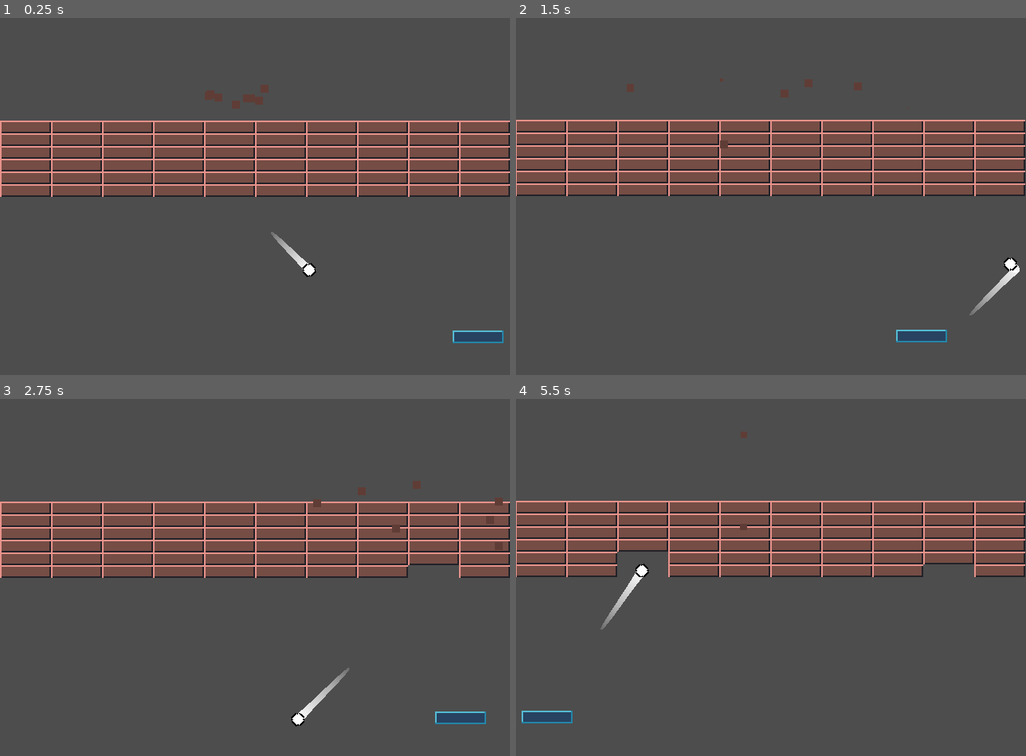
Above: before the commit, frames 1-4 (two rows, left to right).
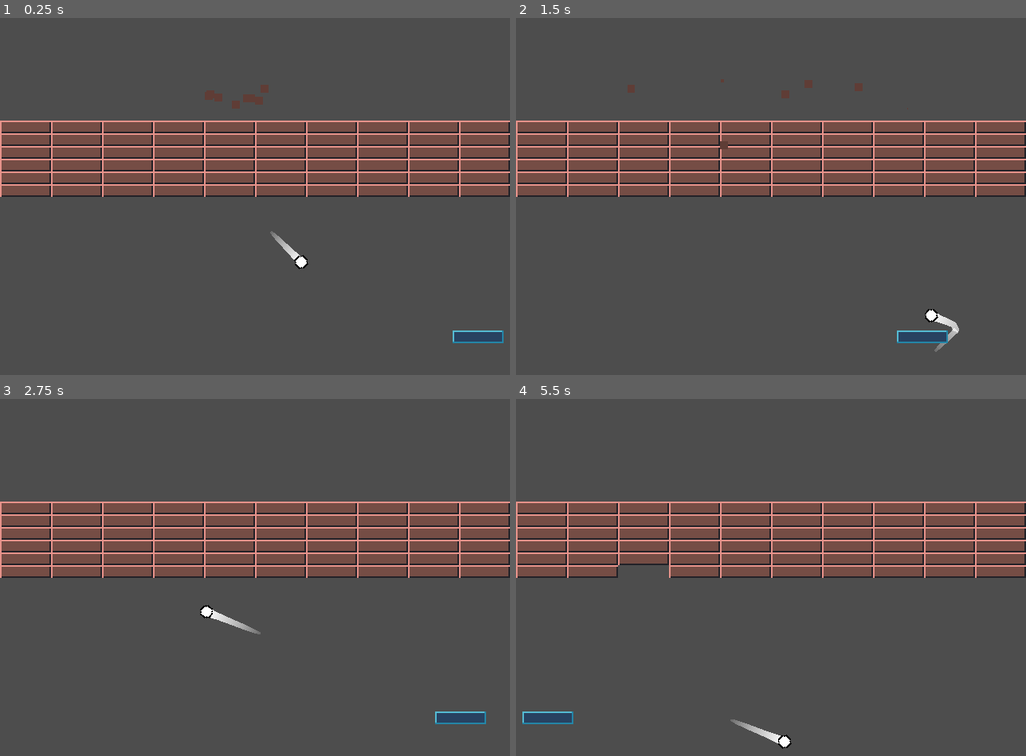
Above: after the commit, the same moments.

Repository: graywes/ball-game
Game: Godot game, scene res://ball.tscn
Same seed, same stepped clock (60 frames per second), same inputs: the game is played once before the commit and once after it.
Inputs (mouse positions are in pixels of both pictures, inside the frame that each line leads up to):
- Up to frame 1 (0.25 s): no input
- Up to frame 2 (1.5 s): move the mouse to (883, 164) at 0.52 s; hold D (right) 0.53-1.28 s; move the mouse to (669, 203) at 1.27 s; hold A (left) from 1.28 s (still down)
- Up to frame 3 (2.75 s): move the mouse to (306, 481) at 2.02 s; release A (left) at 2.03 s; hold D (right) from 2.03 s (still down)
- Up to frame 4 (5.5 s): move the mouse to (745, 641) at 2.77 s; move the mouse to (924, 623) at 3.52 s; release D (right) at 3.53 s; hold A (left) from 3.53 s (still down); move the mouse to (618, 509) at 4.27 s; move the mouse to (796, 566) at 5.02 s

The runs differ from the first frame. In frame 1, 0.1% of the frame differs, in the area x 52-63%, y 59-73%; in frame 2, 5.4%; in frame 3, 0.9%; in frame 4, 5.9%, in the area x 0-100%, y 28-98%.

Commit message:
update 3

Diff:
--- a/ball.gd
+++ b/ball.gd
@@ -1,12 +1,12 @@
 extends CharacterBody2D
 
 
-var SPEED = 200
+var SPEED = 80
 const JUMP_VELOCITY = -400.0
 
 # Get the gravity from the project settings to be synced with RigidBody nodes.
 var gravity = ProjectSettings.get_setting("physics/2d/default_gravity")
-var vel = Vector2(.5, .5)
+var vel = Vector2(1, 1)
 
 func _physics_process(delta):
 	velocity = vel
@@ -14,8 +14,8 @@
 	if colision:
 		get_viewport().get_camera_2d().shake(0.5)
 		print("yewa")
-		if colision.get_collider().is_class("AnimatableBody2D"):
-			vel = velocity.bounce(colision.get_normal().rotated((colision.get_collider().get_parent().get_parent().position).angle_to(position + Vector2(0, 5)) * -2))
+		if colision.get_collider().is_class("AnimatableBody2D") and (colision.get_collider().get_parent().get_parent().position - position).y - 2 >= 0:
+			vel = velocity.bounce(colision.get_normal().rotated((colision.get_collider().get_parent().get_parent().position).angle_to(position + Vector2(0, 5)) * -3))
 			print(colision.get_collider().get_parent().get_parent())
 		else:
 			vel = velocity.bounce(colision.get_normal())
--- a/project.godot
+++ b/project.godot
@@ -19,7 +19,6 @@
 
 window/size/viewport_width=640
 window/size/viewport_height=480
-window/size/mode=3
 window/stretch/mode="canvas_items"
 
 [editor_plugins]
